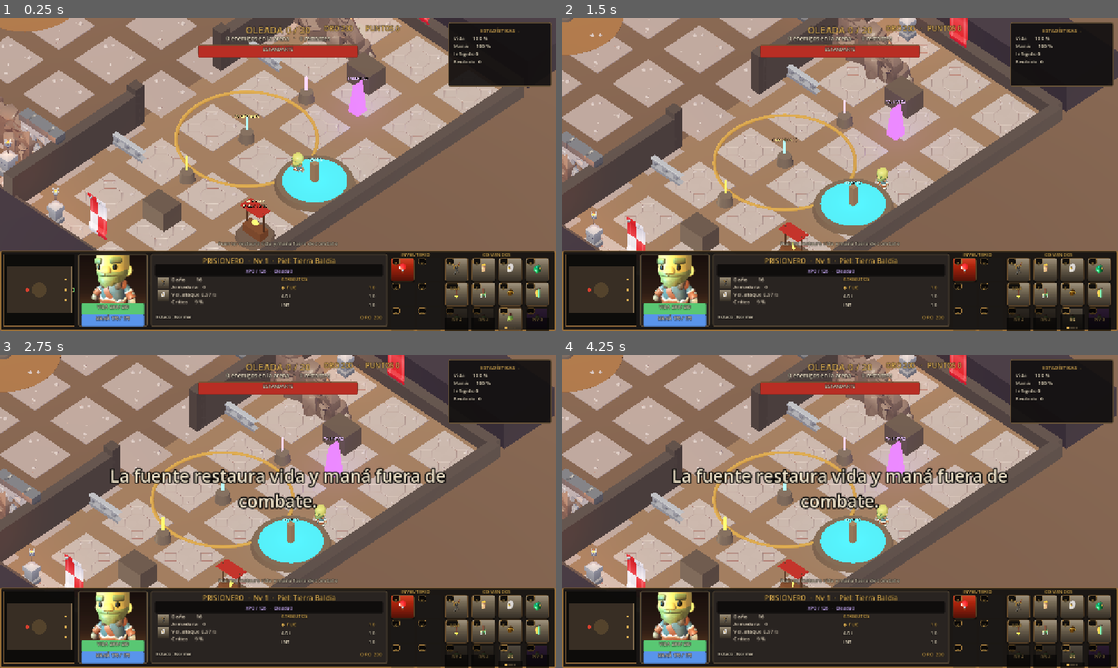
Above: before the commit, frames 1-4 (two rows, left to right).
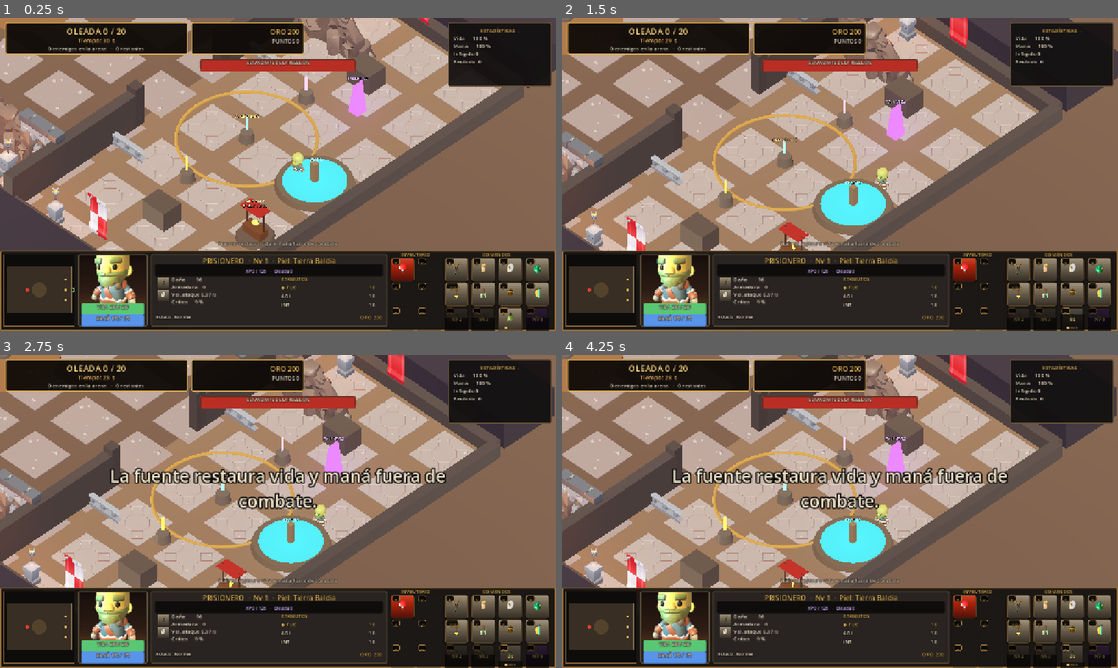
Above: after the commit, the same moments.

Repository: Chary-lab/gladiators-revenge
Game: Godot game, scene res://scenes/main.tscn
The game is run twice, just before and just after one commit, with the same random seed, the same clock (stepped at 60 frames per second) and the same inputs.
Inputs (mouse positions are in pixels of both pictures, inside the frame that each line leads up to):
- Up to frame 1 (0.25 s): no input
- Up to frame 2 (1.5 s): tap Enter at 0.5, 1.35 s; move the mouse to (962, 158) at 0.52 s; hold W 0.53-1.28 s; tap E at 0.6 s; click (962, 158) at 0.67 s; move the mouse to (728, 190) at 1.27 s; hold S from 1.28 s (still down); click (728, 190) at 1.42 s
- Up to frame 3 (2.75 s): tap E at 1.55, 2.3 s; move the mouse to (333, 442) at 2.02 s; release S at 2.03 s; hold W from 2.03 s (still down); tap F at 2.1 s; click (333, 442) at 2.17 s
- Up to frame 4 (4.25 s): move the mouse to (812, 574) at 2.77 s; tap T at 2.85 s; click (812, 574) at 2.92 s; tap E at 3.05, 3.8 s; move the mouse to (1006, 558) at 3.52 s; release W at 3.53 s; hold A from 3.53 s (still down); tap K at 3.6 s; click (1006, 558) at 3.67 s; tap Escape at 4.15 s

The runs differ from the first frame. In frame 1, 7.4% of the frame differs, in the area x 1-72%, y 1-18%; in frame 2, 7.4%; in frame 3, 7.4%; in frame 4, 7.4%.

Commit message:
feat(v2): swap de ranuras de inventario
- Click derecho en una ranura del inventario la selecciona para swap (borde dorado)
- Click derecho en otra ranura intercambia ambos objetos
- Click derecho en la misma ranura deselecciona
- La selección se limpia al cerrar tienda o talentos
- El inventario conserva cooldowns al hacer swap

Diff:
--- a/scripts/ui/ArenaHUD.gd
+++ b/scripts/ui/ArenaHUD.gd
@@ -30,6 +30,7 @@
 var _oro: Label
 var _enemigos: Label
 var _tiempo_oleada: Label
+var _texto_puntos: Label
 var _barra_bandera: ProgressBar
 
 var _barra_vida: ProgressBar
@@ -55,6 +56,9 @@
 var _inventario_botones: Array[Button] = []
 var _inventario_velos: Array[ColorRect] = []
 var _inventario_cantidad: Array[Label] = []
+var _ranura_seleccionada_swap: int = -1
+var _color_borde_normal: Color = Color(0.45, 0.32, 0.2)
+var _color_borde_seleccionado: Color = Color(0.96, 0.82, 0.48)
 var _comando_botones: Array[Button] = []
 var _contador_atributos: Label
 var _contador_talentos: Label
@@ -252,6 +256,7 @@
 		var pos := Vector2(900 + columna * 60, 552 + fila * 57)
 		var boton := _boton(pos, Vector2(54, 54), "")
 		boton.pressed.connect(_usar_ranura.bind(i))
+		boton.gui_input.connect(_evento_raton_inventario.bind(i, boton))
 		boton.mouse_entered.connect(_mostrar_tooltip_inventario.bind(i))
 		boton.mouse_exited.connect(_ocultar_tooltip)
 		_raiz.add_child(boton)
@@ -344,23 +349,39 @@
 
 
 func _crear_barra_superior() -> void:
-	_oleada = _texto(_hud_arriba, "", Vector2(430, 12), Vector2(420, 26), 22, ORO)
+	# --- Panel decorativo izquierdo: oleada y tiempo ---
+	var panel_oleada := _panel(Vector2(12, 10), Vector2(420, 74), Color(0.06, 0.04, 0.03, 0.95), Color(0.86, 0.68, 0.32))
+	_hud_arriba.add_child(panel_oleada)
+
+	_oleada = _texto(panel_oleada, "", Vector2(10, 6), Vector2(400, 24), 20, Color(0.96, 0.82, 0.48))
 	_oleada.horizontal_alignment = HORIZONTAL_ALIGNMENT_CENTER
-	_enemigos = _texto(_hud_arriba, "", Vector2(430, 38), Vector2(420, 18), 13, TEXTO)
+
+	_tiempo_oleada = _texto(panel_oleada, "", Vector2(10, 32), Vector2(400, 18), 14, Color(0.9, 0.7, 0.4))
+	_tiempo_oleada.horizontal_alignment = HORIZONTAL_ALIGNMENT_CENTER
+
+	_enemigos = _texto(panel_oleada, "", Vector2(10, 52), Vector2(400, 16), 12, Color(0.82, 0.78, 0.7))
 	_enemigos.horizontal_alignment = HORIZONTAL_ALIGNMENT_CENTER
-	_tiempo_oleada = _texto(_hud_arriba, "", Vector2(430, 56), Vector2(420, 16), 12, Color(0.9, 0.7, 0.4))
-	_tiempo_oleada.horizontal_alignment = HORIZONTAL_ALIGNMENT_CENTER
-	_oro = _texto(_hud_arriba, "", Vector2(640, 12), Vector2(280, 22), 16, ORO)
+
+	# --- Panel decorativo derecho: oro y puntos ---
+	var panel_economia := _panel(Vector2(440, 10), Vector2(260, 74), Color(0.06, 0.04, 0.03, 0.95), Color(0.86, 0.68, 0.32))
+	_hud_arriba.add_child(panel_economia)
+
+	_oro = _texto(panel_economia, "", Vector2(10, 10), Vector2(240, 22), 16, ORO)
 	_oro.horizontal_alignment = HORIZONTAL_ALIGNMENT_RIGHT
 
-	var marco := _panel(Vector2(455, 62), Vector2(370, 24), Color(0.08, 0.07, 0.06, 0.9), Color(0.45, 0.32, 0.2))
-	_hud_arriba.add_child(marco)
-	_barra_bandera = _barra(marco, Vector2(2, 2), Vector2(366, 20), Color(0.72, 0.18, 0.14))
+	var texto_puntos := _texto(panel_economia, "", Vector2(10, 34), Vector2(240, 20), 13, Color(0.82, 0.78, 0.7))
+	_texto_puntos = texto_puntos
+	_texto_puntos.horizontal_alignment = HORIZONTAL_ALIGNMENT_RIGHT
+
+	# --- Barra de vida del estandarte (centro-abajo, independiente) ---
+	var marco_estandarte := _panel(Vector2(460, 94), Vector2(360, 26), Color(0.08, 0.07, 0.06, 0.9), Color(0.45, 0.32, 0.2))
+	_hud_arriba.add_child(marco_estandarte)
+	_barra_bandera = _barra(marco_estandarte, Vector2(2, 2), Vector2(356, 18), Color(0.72, 0.18, 0.14))
 	_barra_bandera.show_percentage = false
-	var etiqueta := _texto(marco, "ESTANDARTE", Vector2(0, 2), Vector2(370, 20), 11, TEXTO)
+	var etiqueta := _texto(marco_estandarte, "ESTANDARTE DE LA REBELIÓN", Vector2(0, 2), Vector2(360, 16), 10, TEXTO)
 	etiqueta.horizontal_alignment = HORIZONTAL_ALIGNMENT_CENTER
 
-	_aviso = _texto(_hud_arriba, "", Vector2(330, 96), Vector2(620, 26), 20, Color(1.0, 0.45, 0.25))
+	_aviso = _texto(_hud_arriba, "", Vector2(12, 130), Vector2(688, 24), 18, Color(1.0, 0.45, 0.25))
 	_aviso.horizontal_alignment = HORIZONTAL_ALIGNMENT_CENTER
 
 
@@ -604,6 +625,41 @@
 			cantidad_texto.text = ""
 		boton.disabled = restante > 0.0
 
+		# Borde dorado si está seleccionada para swap
+		if _ranura_seleccionada_swap == i:
+			var borde := StyleBoxFlat.new()
+			borde.bg_color = Color(0.0, 0.0, 0.0, 0.0)
+			borde.border_color = _color_borde_seleccionado
+			borde.set_border_width_all(3)
+			borde.set_corner_radius_all(4)
+			boton.add_theme_stylebox_override("focus", borde)
+		else:
+			boton.add_theme_stylebox_override("focus", null)
+
+
+func _evento_raton_inventario(indice: int, boton: Button, evento: InputEvent) -> void:
+	if evento is InputEventMouseButton:
+		var clic := evento as InputEventMouseButton
+		if clic.button_index == MOUSE_BUTTON_RIGHT and clic.pressed:
+			if _ranura_seleccionada_swap == indice:
+				# Deseleccionar
+				_ranura_seleccionada_swap = -1
+				_actualizar_inventario()
+			elif _ranura_seleccionada_swap >= 0:
+				# Swap entre las dos ranuras
+				if _jugador != null and _jugador.inventario != null:
+					_jugador.inventario.intercambiar(_ranura_seleccionada_swap, indice)
+				_ranura_seleccionada_swap = -1
+				_actualizar_inventario()
+			else:
+				# Seleccionar esta ranura para swap
+				_ranura_seleccionada_swap = indice
+				_actualizar_inventario()
+
+
+func _limpiar_seleccion_swap() -> void:
+	_ranura_seleccionada_swap = -1
+
 
 func _actualizar_overlay() -> void:
 	var salud_max := maxf(1.0, _jugador.estadisticas.salud_maxima)
@@ -625,7 +681,8 @@
 			_tiempo_oleada.text = "Tiempo: %d s" % int(ceil(tiempo))
 		else:
 			_tiempo_oleada.text = ""
-	_oro.text = "ORO %d   ·   PUNTOS %d" % [_oro_arena(), _puntos_atributo()]
+	_oro.text = "ORO %d" % _oro_arena()
+	_texto_puntos.text = "PUNTOS %d" % _puntos_atributo()
 	if _bandera != null:
 		_barra_bandera.max_value = maxf(1.0, _bandera.salud_maxima)
 		_barra_bandera.value = _bandera.salud_actual
@@ -714,6 +771,7 @@
 func cerrar_tienda() -> void:
 	_tienda.cerrar_panel()
 	forzar_ocultar_tooltip()
+	_limpiar_seleccion_swap()
 
 
 func tienda_abierta() -> bool:
